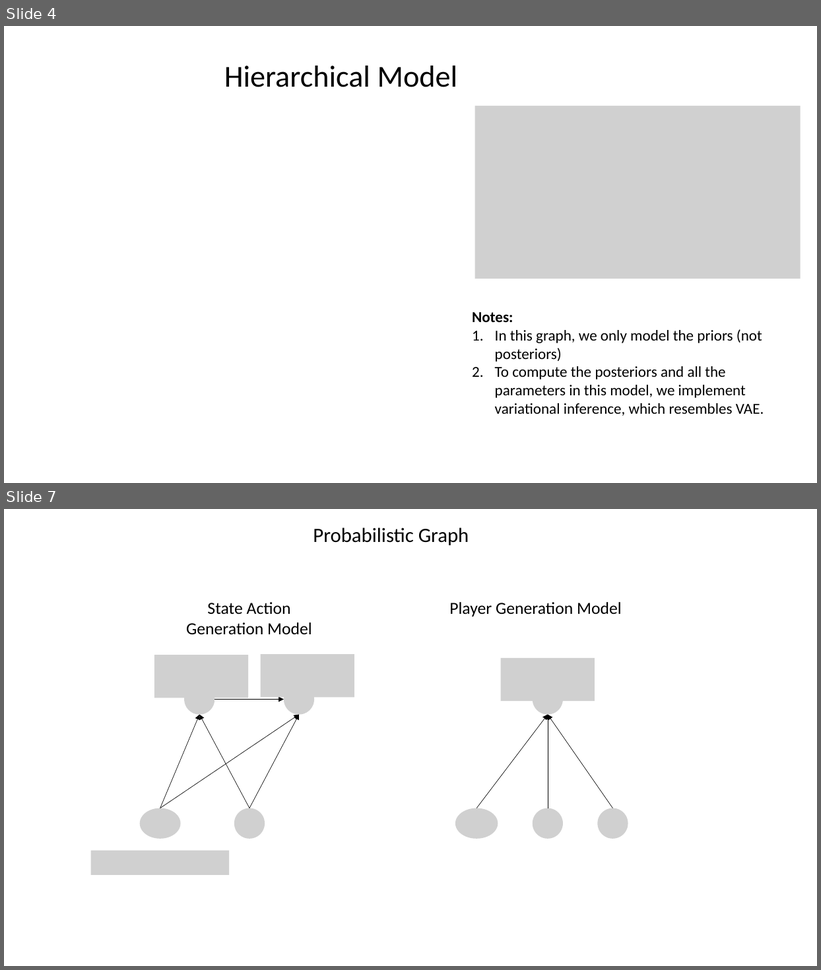
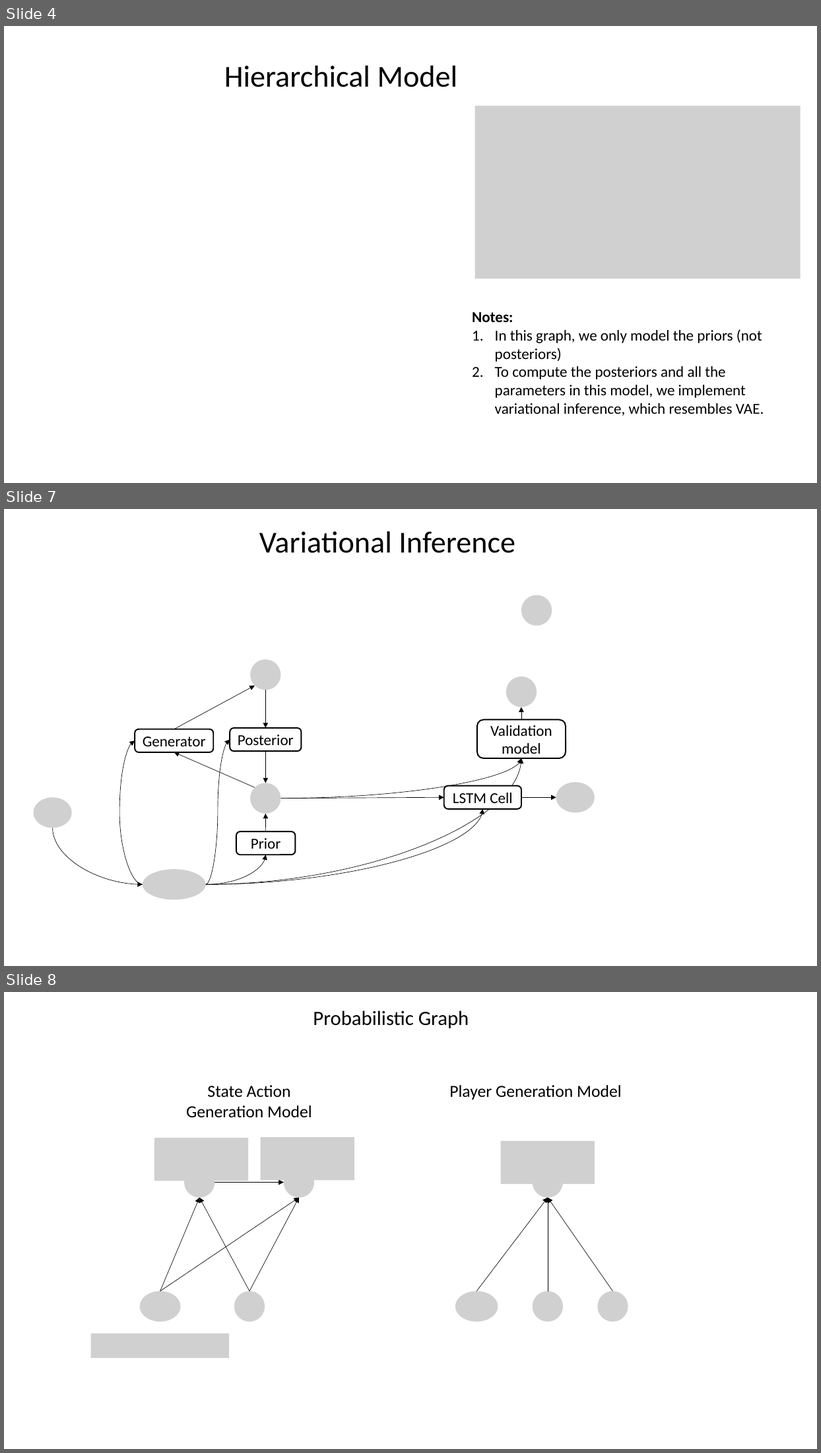
Before and after one commit to Guiliang/sport-analytic-variational-embedding, a slide deck: sport-vae.pptx. Shown one above the other, each under a label of ours: slides 4 and 7 before the commit, slides 4, 7 and 8 after it; the slides between them are not shown. The pictures are 821x970 and 821x1453 pixels, drawn with LibreOffice and Linux fonts; fonts in the diff are those of the drawing; grey boxes stand for pictures. Boxes give left, top, right and bottom in pixels: in the first picture for what was removed or moved away, otherwise in the second. Text is boxed around its words. In the diff, an @@ line names an element or a change of style, - is before the commit and + after.

```diff
--- a/sport-vae.pptx
+++ b/sport-vae.pptx
@@ slide 7 added at (4,509,817,966), background #FFFFFF @@
@@ text added at (259,531,516,553), 36 pt, text #000000 @@
+Variational Inference
@@ picture added at (521,595,552,626) @@
@@ picture added at (250,659,281,690) @@
@@ arrow added from (174, 729) to (255, 686), #000000 0.5 pt @@
@@ picture added at (506,677,537,707) @@
@@ arrow added from (265, 690) to (265, 728), #000000 0.5 pt @@
@@ rounded rectangle added at (477,720,566,758), fill #FFFFFF, outline #000000 1.5 pt, 18 pt, text #000000 @@
+Validation model
@@ arrow added from (521, 720) to (521, 707), #000000 0.5 pt @@
@@ curved arrow added from (143, 885) to (135, 741), #000000 0.5 pt @@
@@ rounded rectangle added at (135,729,213,753), fill #FFFFFF, outline #000000 1.5 pt, 18 pt, text #000000 @@
+Generator
@@ curved arrow added from (206, 885) to (230, 739), #000000 0.5 pt @@
@@ rounded rectangle added at (230,728,301,751), fill #FFFFFF, outline #000000 1.5 pt, 18 pt, text #000000 @@
+Posterior
@@ arrow added from (255, 788) to (174, 753), #000000 0.5 pt @@
@@ curved arrow added from (206, 885) to (521, 758), #000000 0.5 pt @@
@@ arrow added from (265, 751) to (265, 784), #000000 0.5 pt @@
@@ curved arrow added from (281, 799) to (521, 758), #000000 0.5 pt @@
@@ picture added at (250,784,281,814) @@
@@ picture added at (556,782,595,813) @@
@@ picture added at (33,797,72,828) @@
@@ arrow added from (281, 799) to (444, 797), #000000 0.5 pt @@
@@ rounded rectangle added at (444,786,522,809), fill #FFFFFF, outline #000000 1.5 pt, 18 pt, text #000000 @@
+LSTM Cell
@@ arrow added from (521, 797) to (556, 797), #000000 0.5 pt @@
@@ curved arrow added from (206, 885) to (483, 809), #000000 0.5 pt @@
@@ arrow added from (265, 832) to (265, 814), #000000 0.5 pt @@
@@ curved arrow added from (53, 828) to (143, 885), #000000 0.5 pt @@
@@ rounded rectangle added at (236,832,296,855), fill #FFFFFF, outline #000000 1.5 pt, 18 pt, text #000000 @@
+Prior
@@ curved arrow added from (206, 885) to (265, 855), #000000 0.5 pt @@
@@ picture added at (143,869,206,900) @@
@@ what was slide 7 is now slide 8 @@
```
Also in this commit, not shown: 4 slides changed.
